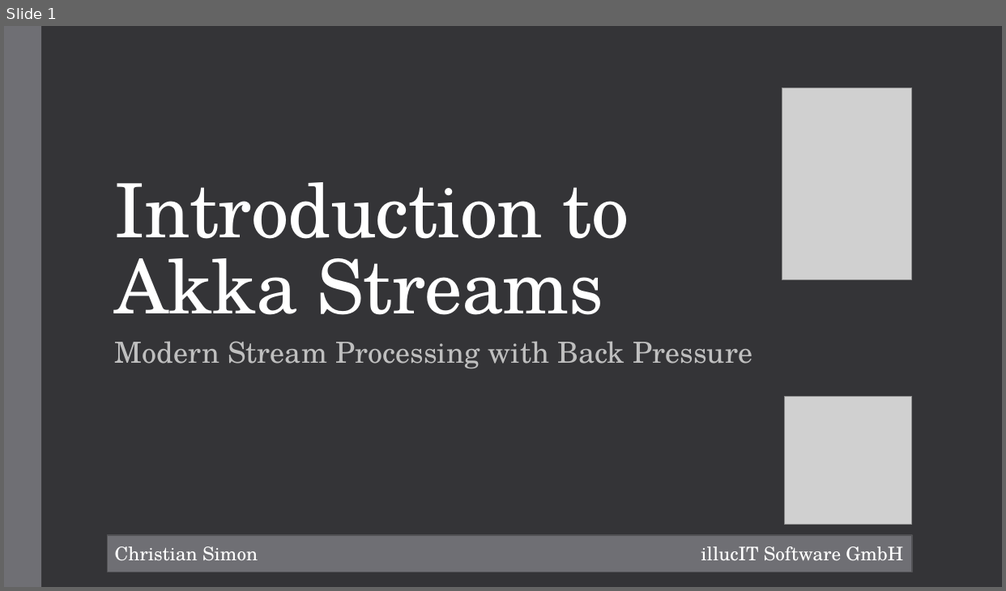
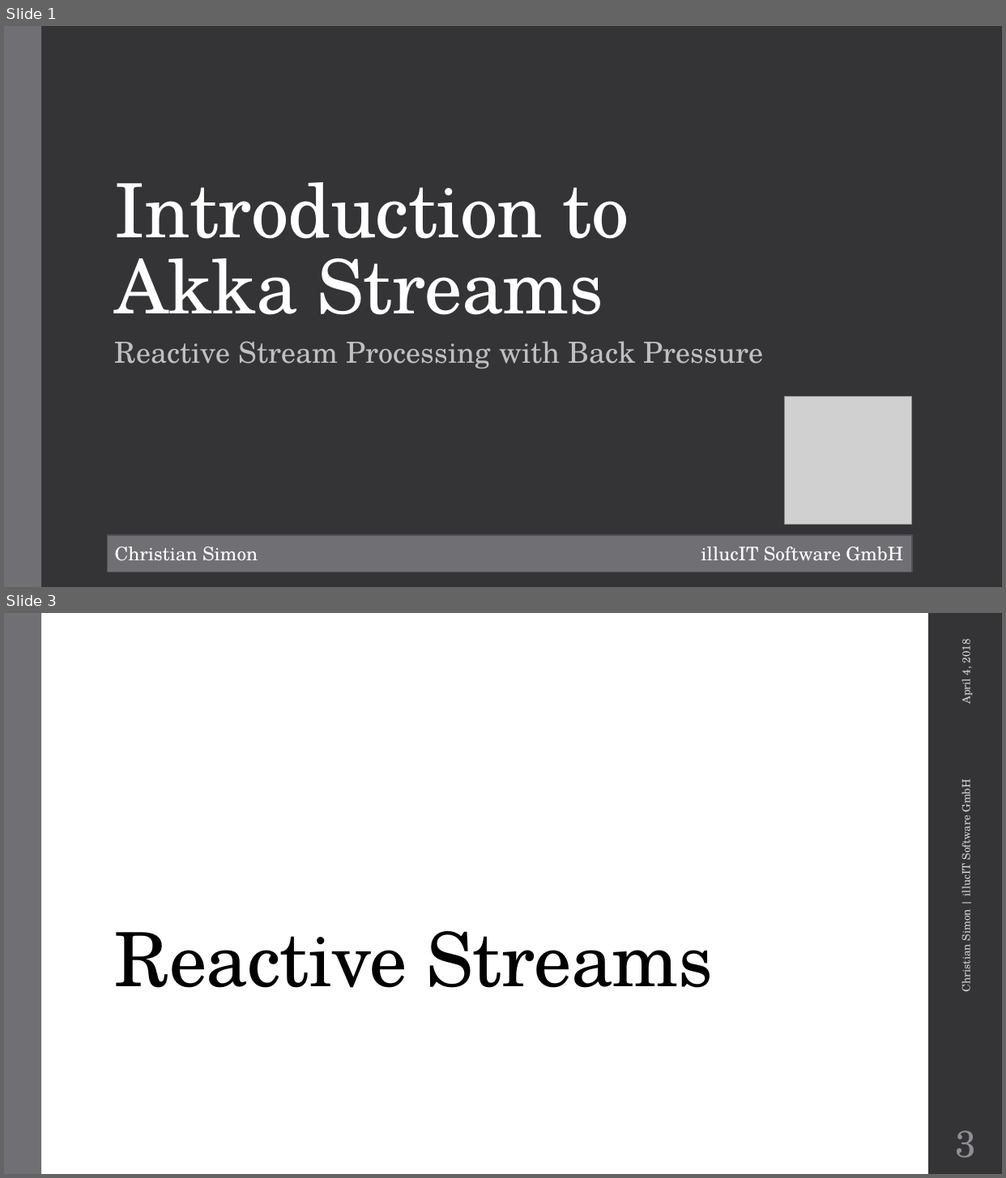
Before and after one commit to metaxmx/IntroductionToAkkaStreams, a slide deck: Introduction to Akka Streams.pptx. Shown one above the other, each under a label of ours: slide 1 before the commit, slides 1 and 3 after it; the slides between them are not shown. The pictures are 1006x591 and 1006x1178 pixels, drawn with LibreOffice and Linux fonts; fonts in the diff are those of the drawing; grey boxes stand for pictures; background and template pictures are left out. Boxes give left, top, right and bottom in pixels: in the first picture for what was removed or moved away, otherwise in the second. Text is boxed around its words. In the diff, an @@ line names an element or a change of style, - is before the commit and + after.

Commit message:
Akka Streams presentation

```diff
--- a/Introduction to Akka Streams.pptx
+++ b/Introduction to Akka Streams.pptx
@@ slide 3 added at (x1=4, y1=613, x2=1002, y2=1174), background #FFFFFF; not listed: 1 template element that a slide beside it also shows @@
@@ rectangle added at (x1=928, y1=613, x2=1002, y2=1174), fill #353537 @@
@@ text added at (x1=957, y1=641, x2=974, y2=704), 10.5 pt, text #D9D9DB @@
+April 4, 2018
@@ text added at (x1=957, y1=782, x2=974, y2=991), 10.5 pt, text #D9D9DB @@
+Christian Simon | illucIT Software GmbH
@@ title added at (x1=115, y1=931, x2=713, y2=988), 72 pt, text #000000 @@
+Reactive Streams
@@ page number added at (x1=955, y1=1131, x2=976, y2=1158), 36 pt, text #8E8E94 @@
+3
@@ slide 1 changed as well @@
@@ picture removed at (x1=782, y1=88, x2=912, y2=280) @@
@@ subtitle at (x1=115, y1=341, x2=764, y2=369): text changed @@
-Modern Stream Processing with Back Pressure
+Reactive Stream Processing with Back Pressure
```
Also in this commit, not shown: 4 other slides changed, 19 other slides added, 13 other files.
